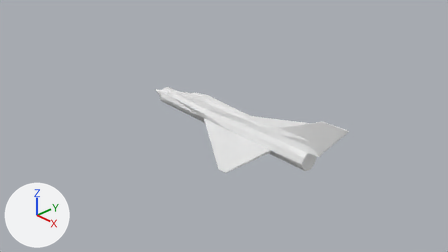
The Blender file MiG-21.blend: old version first, new version second.
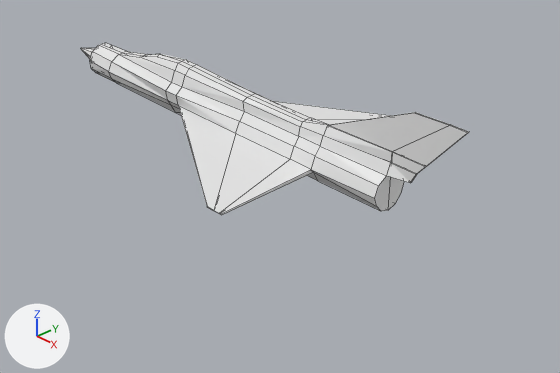
There are two pictures of each version: one from the file's camera 'Camera', one close up on the part from 26% to 88% of the width and 26% to 100% of the height. Arrows for +X, +Y and +Z are at lower left; the lights stay in place. The close-ups show mesh edges as thin lines.
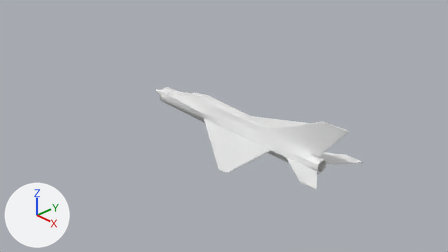
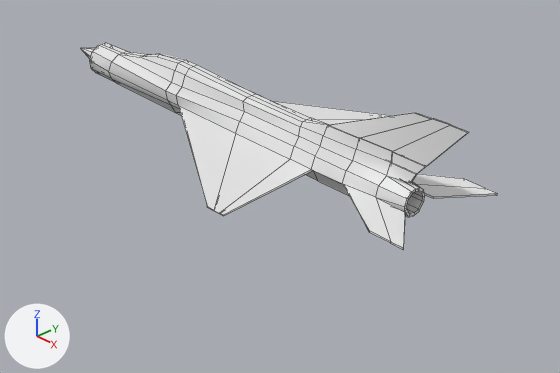
Location of each change, (x1, y1, x2, y2) in pixels of the close-ups (560 x 373 px):
'Cylinder', reshaped, modifiers changed (7% wider, 20% taller): before (81, 43, 469, 215); after (81, 43, 498, 249)
part 1 of me_cylinder, built on: before (219, 112, 451, 215); after (93, 43, 498, 249)
part 2 of me_cylinder, shading changed: (90, 58, 452, 213) in both

The change, as a list of edits to the scene's bpy script:
```text
Change me_cylinder:
    used by ob_cylinder; location = (-1.501, 0.0, 0.025); rotation_euler = (0.0, 1.571, 0.0), in degrees (0, 90, 0); scale = (0.161, 0.161, 0.161)
    remove me_cylinder.from_pydata(...)  # 139 vertices, 122 faces; spans x -4.9..1.1, y -7.3..0.0, z -3.1..26.0
    add me_cylinder.from_pydata(...)  # 305 vertices, 300 faces; spans x -4.9..1.1, y -7.3..7.3, z -3.1..26.0
    me_cylinder part 1
    2 vertices are removed from x -0.1..0.4, y -1.1..-1.0, z 21.8
    13 faces are deleted
    3 vertices move from x 0.2..0.3, y -7.3..-1.0, z 17.3..17.5 to x 0.1..0.3, y -7.3..-1.0, z 17.5
    140 vertices are added at x -4.9..0.9, y -3.6..7.3, z -3.1..26.0
    8 new vertices lie (0.0, 0.0, 2.1) away from vertices in x -2.2..1.0, y -1.0..0.0, z 17.5
    20 new vertices lie (0.0, 0.0, 2.0) away from vertices in x -0.7..0.5, y -0.6..0.9, z -1.0..21.3
    191 new faces join them
    me_cylinder part 2: 109 kept faces spanning x -4.9..1.1, y -7.3..0.0, z -3.1..26.0 are now shaded smooth
Change ob_cylinder:
    remove _m = ob_cylinder.modifiers.new('Mirror', 'MIRROR')
    remove _m.use_axis = (False, True, False)
```
